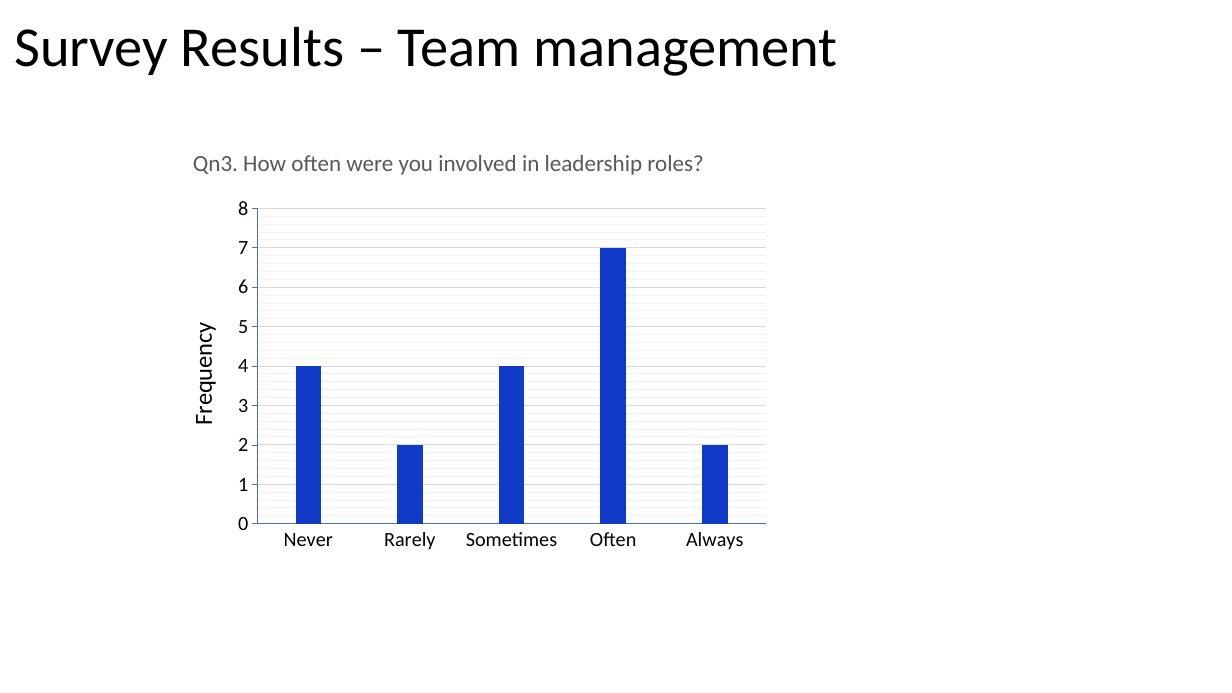
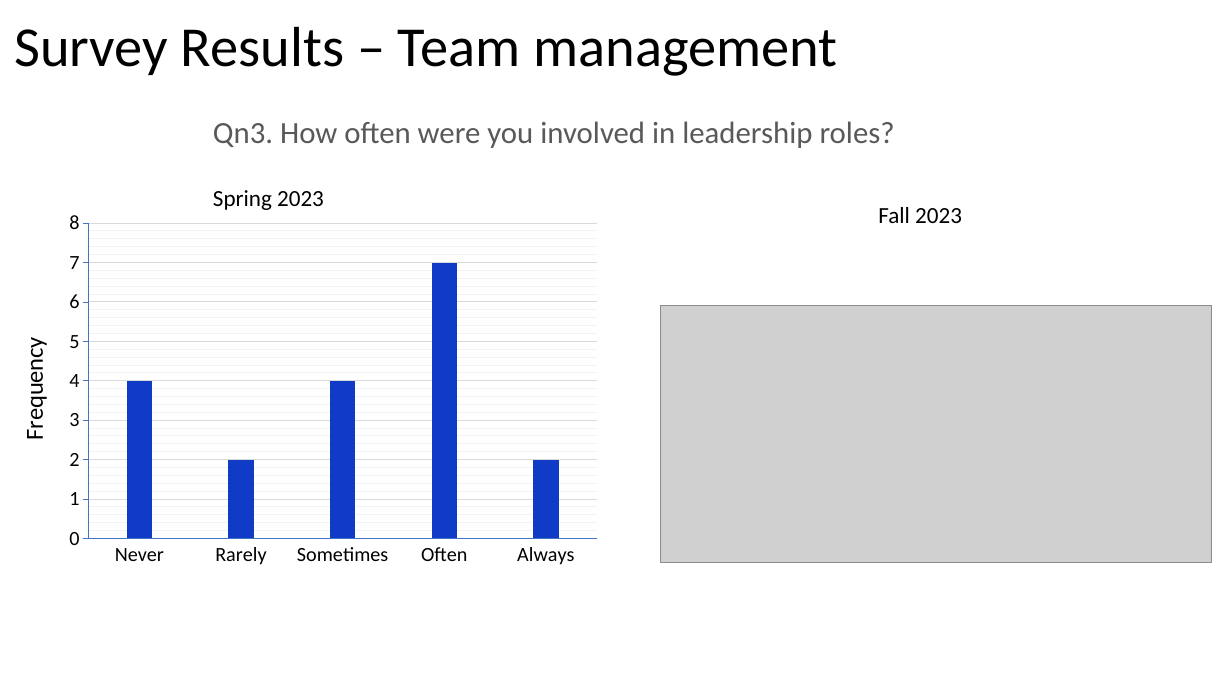
Before and after one commit to johnxu21/johnxu21.github.io, a slide deck: slide 11 of teaching/CS472/Timetable/Survey_Presentation.pptx. Drawn at 1232x693 pixels with LibreOffice and Linux fonts; fonts in the diff are those of the drawing; grey boxes stand for pictures. Boxes give left, top, right and bottom in pixels: in the first picture for what was removed or moved away, otherwise in the second. Text is boxed around its words. In the diff, an @@ line names an element or a change of style, - is before the commit and + after.

```diff
--- a/teaching/CS472/Timetable/Survey_Presentation.pptx
+++ b/teaching/CS472/Timetable/Survey_Presentation.pptx
@@ text "Qn3. How often were you ...": place and size @@
-text "Qn3. How often were you ..." at box(193, 155, 703, 175)
+text "Qn3. How often were you ..." at box(213, 121, 895, 148)
@@ text "Qn3. How often were you ..." at box(213, 121, 895, 148): size 18 to 24 pt @@
@@ column chart: place and size @@
-column chart at box(165, 189, 777, 560)
+column chart at box(0, 203, 609, 575)
@@ text added at box(213, 190, 324, 210), 18 pt, text #000000 @@
+Spring 2023
@@ text added at box(878, 207, 962, 223), 18 pt, text #000000 @@
+Fall 2023
@@ picture added at box(661, 306, 1212, 563) @@
```
Also in this commit, not shown: 11 other slides changed, 9 slides added, 1 slide removed, 1 other file.
